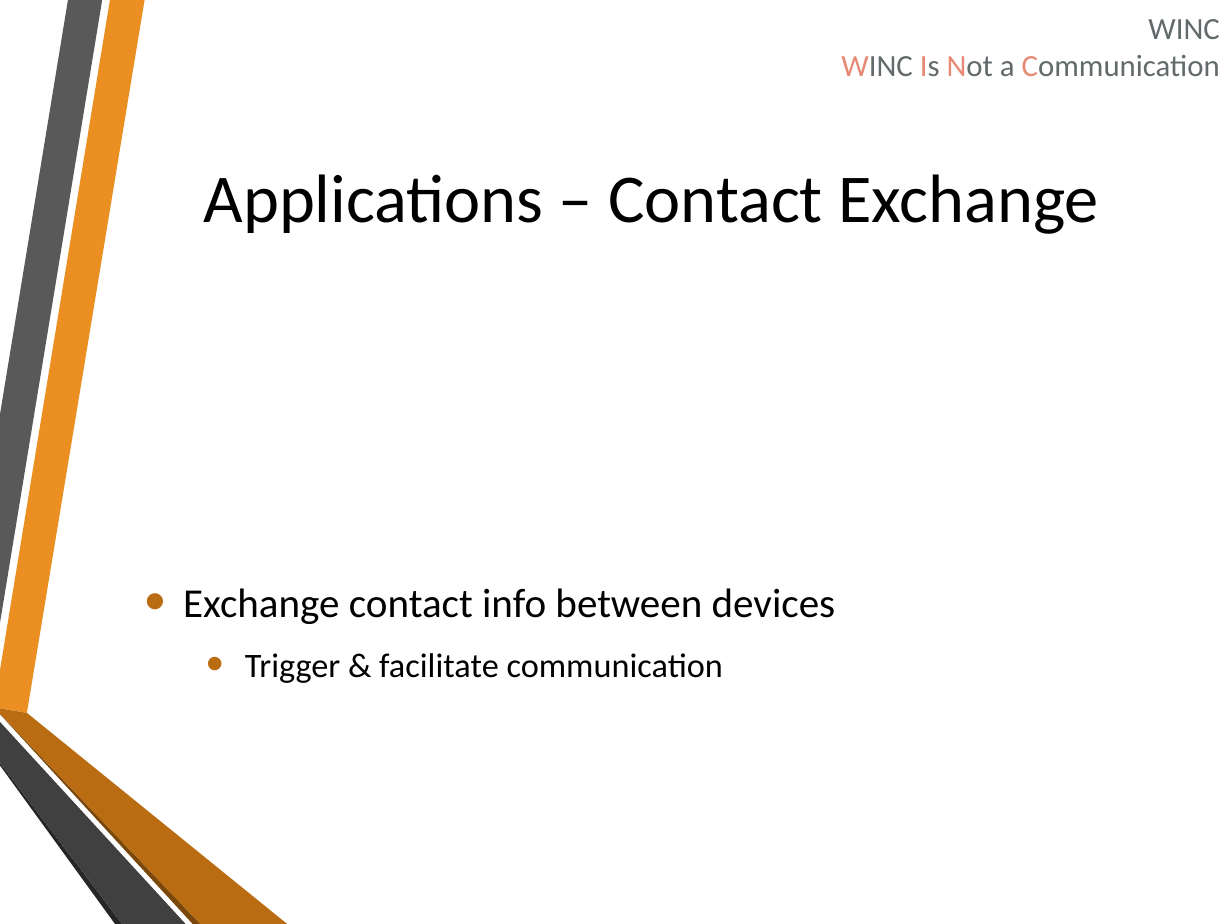
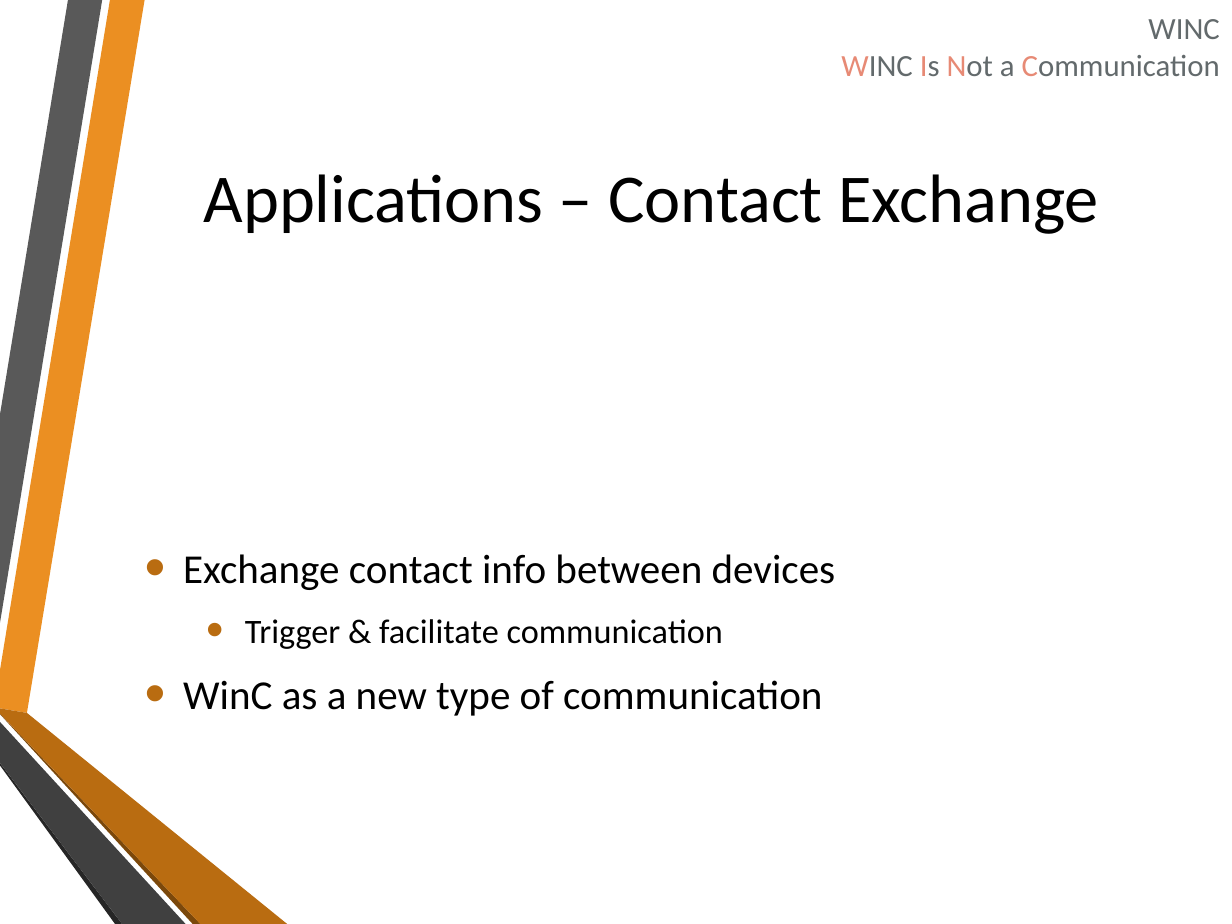
Before and after one commit to onishy/Oshiriai, a slide deck: slide 5 of Presentation/winkie（仮称）.pptx (slide 6 before the commit). Drawn at 1232x924 pixels with LibreOffice and Linux fonts; fonts in the diff are those of the drawing; background and template pictures are left out. Boxes give left, top, right and bottom in pixels: in the first picture for what was removed or moved away, otherwise in the second. Text is boxed around its words. In the diff, an @@ line names an element or a change of style, - is before the commit and + after.

```diff
--- a/Presentation/winkie（仮称）.pptx
+++ b/Presentation/winkie（仮称）.pptx
@@ text at bbox=[183, 680, 822, 716]: paragraph added @@
+• WinC as a new type of communication
```
Also in this commit, not shown: 3 other slides changed, 1 slide added.
